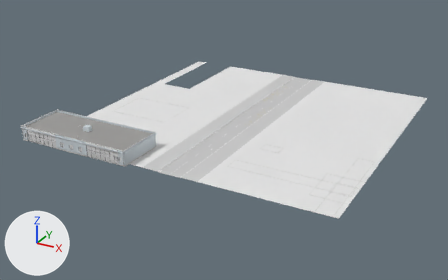
An edit to the glTF model dushanbe_city/assets/city/chunks/chunk_4_2.glb, drawn before and after from the same camera.
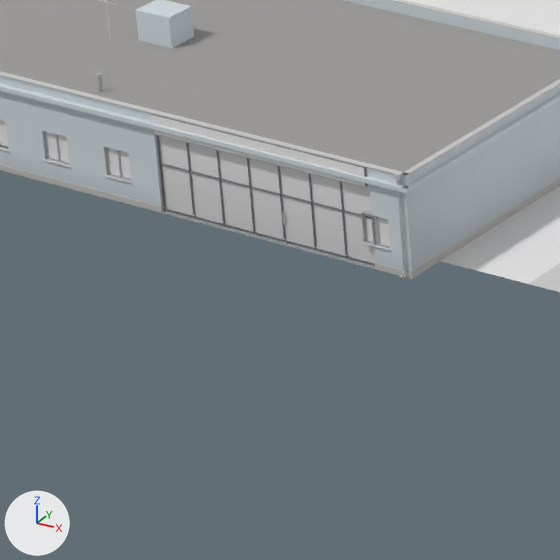
There are two pictures of each version: one whole from a 50 mm lens placed at (239.2, -130.0, 79.5), pointed at (144.7, 41.8, -6.4), one close up on the part from 14% to 33% of the width and 45% to 75% of the height. Every picture has the same lights, and +X, +Y and +Z are marked at lower left. The first two pictures are the older version. Vertices at exactly the same position are counted once.

Objects in the first close-up: 'base', 'detail'.
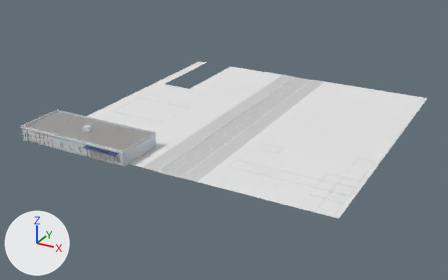
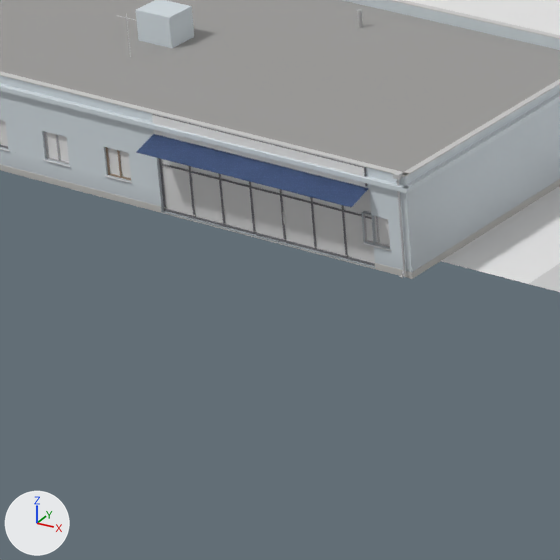
Edits to the bpy script that builds the scene:
```text
Add mat_fabric:
    mat_fabric = bpy.data.materials.new('fabric')
    # nodes: BsdfPrincipled, Mix, OutputMaterial, VertexColor
    # colours: white #e7e7e7, mixed with the vertex colours
Change me_base:
    used by ob_base; location = (150.0, 50.0, 0.0)
    remove me_base.from_pydata(...)  # 863 vertices, 812 faces; spans x -54.2..50.0, y -52.2..50.0, z -0.1..6.1
    add me_base.from_pydata(...)  # 867 vertices, 816 faces; spans x -54.2..50.0, y -53.3..50.0, z -0.1..6.1
    me_base part 1
    21 faces are deleted
    4 vertices are added at (-28.0, -52.0, 4.1), (-16.0, -52.0, 4.1), (-16.0, -53.3, 3.7), (-28.0, -53.3, 3.7)
    4 new faces join them, mat_fabric
    14 new faces join them, mat_metal_galv
    7 new faces join them, mat_plinth
    me_base part 2: 30 kept faces spanning x -52.9..-15.1, y -51.8..-36.2, z 1.3..2.8 get new vertex colours; the middle colour goes from white #f9f9f9 to white #fcfcfc
    add me_base.materials.append(mat_fabric)
```

What differs and where, as boxes [x1, y1, x2, y2] in the close-ups (560 x 560 px; the box of a moved part takes in the faces that stretch with it):
part 1 of me_base, moved or reshaped: before [0, 0, 560, 177]; after [0, 0, 560, 207]
part 2 of me_base, recoloured: [108, 148, 390, 246] in both
